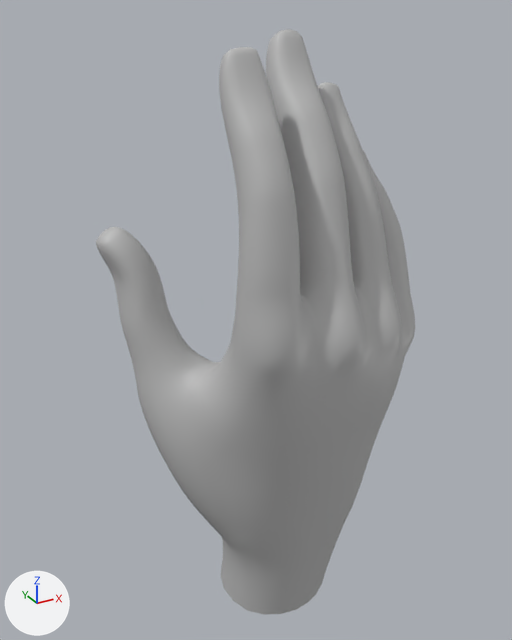
What one commit did to the FBX model Assets/Meshes/Hands/Mesh_VRHands_R.fbx.
One viewpoint serves both versions: a 50 mm lens placed at (-0.12, -0.212, 0.235), pointed at (-0.003, 0.0, 0.129). Lighting does not change. The marker at lower left points along +X, +Y and +Z. Where no turn or scale is listed for an object, it has been applied to the vertices.

In view in the first picture: 'Mesh_VRHands_R'.
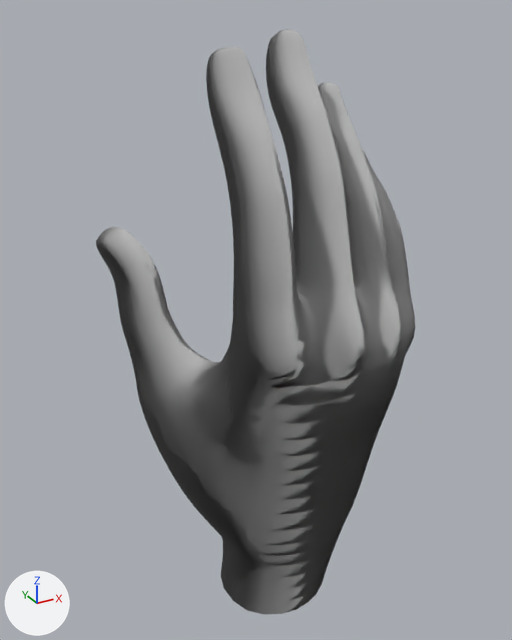
Scene script edits in JSON lines:
```json
{"block": "me_mesh", "where": "me_mesh.from_pydata(...)  # 2851 vertices, 2838 faces; spans x -0.055..0.058, y -0.045..0.026, z 0.0..0.229"}
{"block": "me_mesh", "where": "# used by ob_mesh_vrhands_r; location = (0.0, 0.0, 0.0)"}
{"block": "me_mesh", "change": "me_mesh part 1: 444 of the vertices in x -0.026..-0.005, y -0.043..-0.004, z 0.142..0.225 are turned -2.9 degrees about the y axis through their middle, then moved by (-0.003, 0.0, 0.0)"}
{"block": "me_mesh", "change": "me_mesh part 2: edges marked sharp go from 0 to 24"}
```

Boxes [x1, y1, x2, y2] around the edits, measured in the pictures (512 x 640 px; the box of a moved part takes in the faces that stretch with it):
```json
{"object": "Mesh_VRHands_R", "change": "reshaped, shading changed", "before": [96, 29, 415, 615], "after": [96, 29, 415, 615]}
{"part": 1, "of": "me_mesh", "change": "moved or reshaped", "before": [219, 47, 310, 361], "after": [206, 47, 309, 361]}
{"part": 2, "of": "me_mesh", "change": "shading changed", "before": [96, 29, 415, 615], "after": [96, 29, 415, 615]}
```
